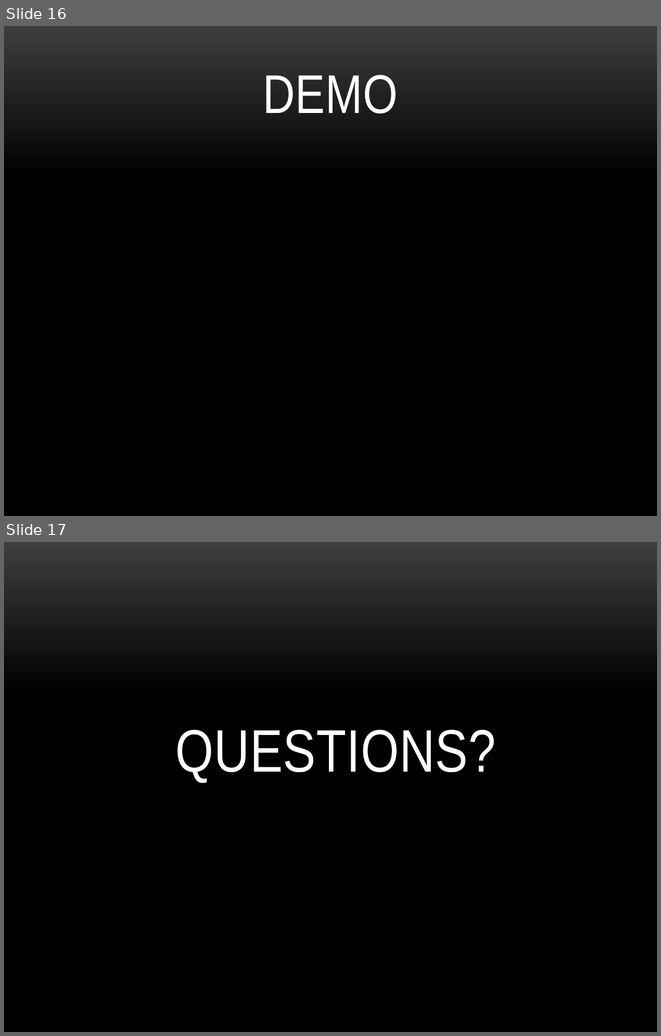
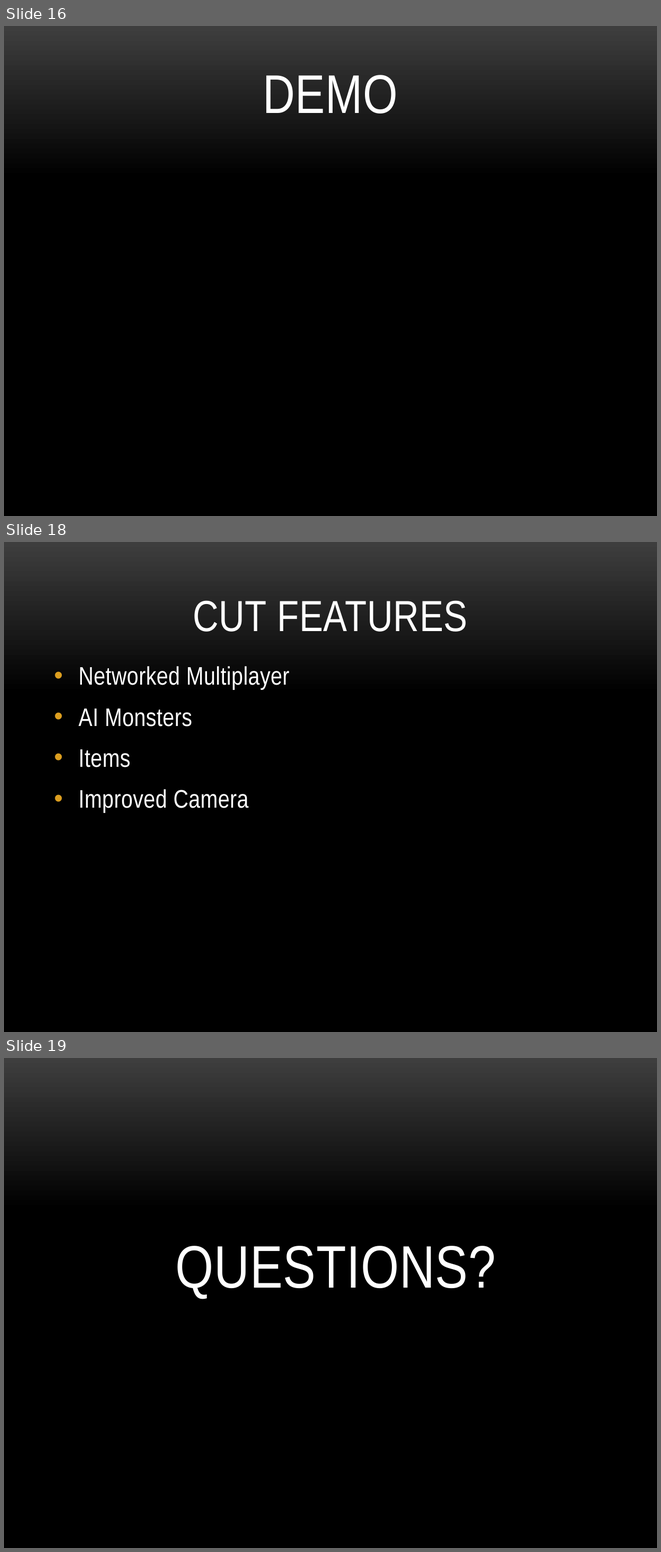
Before and after one commit to sadaust/Eevee-Hound-Final, a slide deck: elimbination_presentation_v5.pptx. Shown one above the other, each under a label of ours: slides 16 and 17 before the commit, slides 16, 18 and 19 after it; the slides between them are not shown. The pictures are 661x1036 and 661x1552 pixels, drawn with LibreOffice and Linux fonts; fonts in the diff are those of the drawing; background and template pictures are left out. Boxes give left, top, right and bottom in pixels: in the first picture for what was removed or moved away, otherwise in the second. Text is boxed around its words. In the diff, an @@ line names an element or a change of style, - is before the commit and + after.

```diff
--- a/elimbination_presentation_v5.pptx
+++ b/elimbination_presentation_v5.pptx
@@ slide 18 added at [4,542,657,1032], background picture (left out) @@
@@ title added at [193,600,468,632], 48 pt, text #FFFFFF @@
+CUT FEATURES
@@ text added at [79,666,290,813], 28 pt, text #FFFFFF @@
+• Networked Multiplayer
+• AI Monsters
+• Items
+• Improved Camera
@@ what was slide 17 is now slide 19 @@
```
Also in this commit, not shown: 1 slide changed, 1 other slide added.
